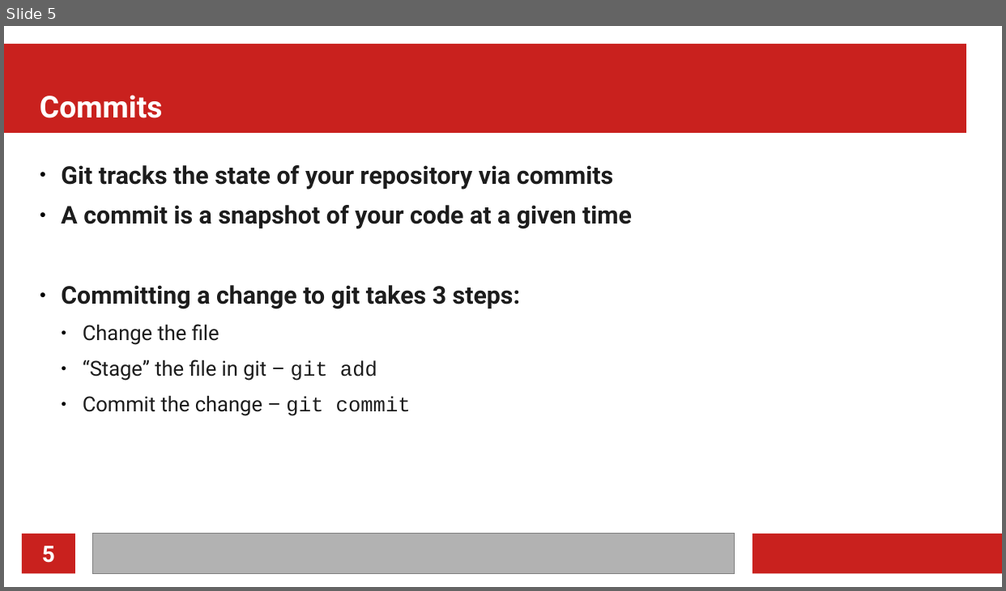
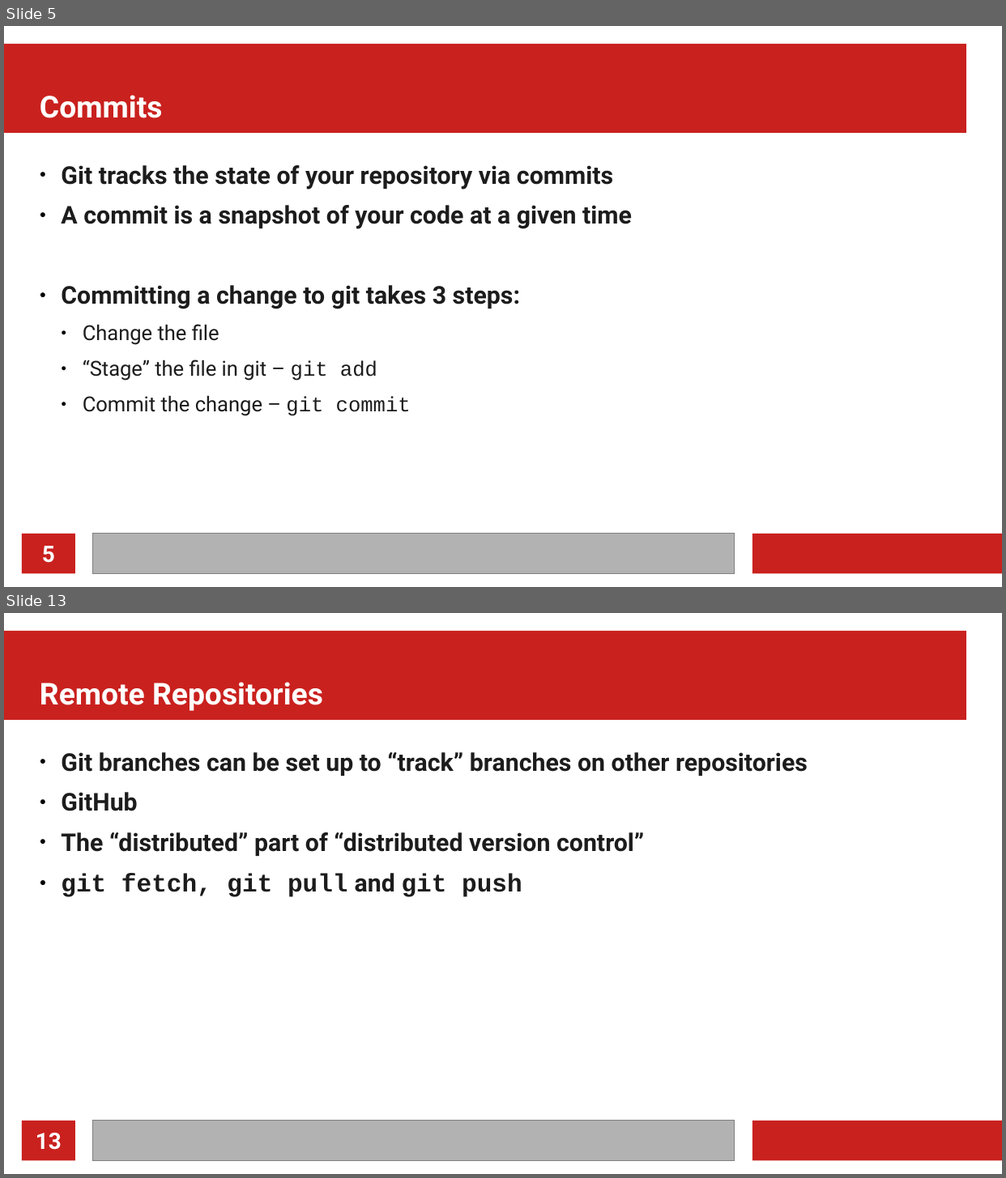
Before and after one commit to MarkusG/UCI-Slides, a slide deck: git.odp. Shown one above the other, each under a label of ours: slide 5 before the commit, slides 5 and 13 after it; the slides between them are not shown. The pictures are 1006x591 and 1006x1178 pixels, drawn with LibreOffice and Linux fonts; fonts in the diff are those of the drawing. Boxes give left, top, right and bottom in pixels: in the first picture for what was removed or moved away, otherwise in the second. Text is boxed around its words. In the diff, an @@ line names an element or a change of style, - is before the commit and + after.

```diff
--- a/git.odp
+++ b/git.odp
@@ slide 13 added at box(4, 613, 1002, 1174), background #FFFFFF; not listed: 4 template elements that a slide beside it also shows @@
@@ title added at box(40, 682, 323, 711), 24 pt, text #FFFFFF, bold @@
+Remote Repositories
@@ text added at box(61, 752, 808, 897), 19.5 pt, text #1C1C1C, bold @@
+● Git branches can be set up to “track” branches on other repositories
+● GitHub
+● The “distributed” part of “distributed version control”
+● git fetch, git pull and git push
@@ page number added at box(36, 1133, 62, 1150), 18 pt, text #FFFFFF, bold @@
+13
```
Also in this commit, not shown: 3 slides changed, 4 other slides added, 1 other file.
